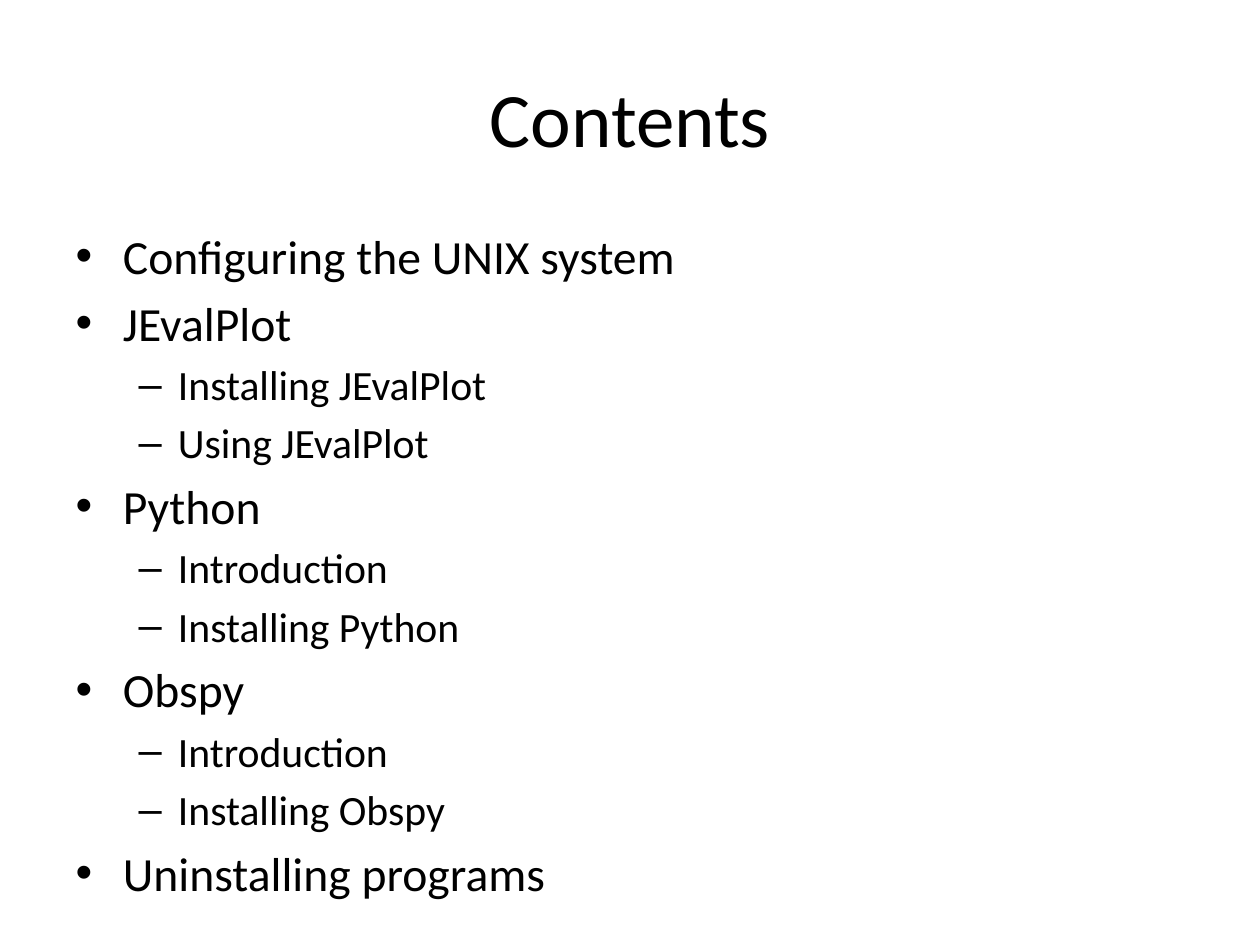
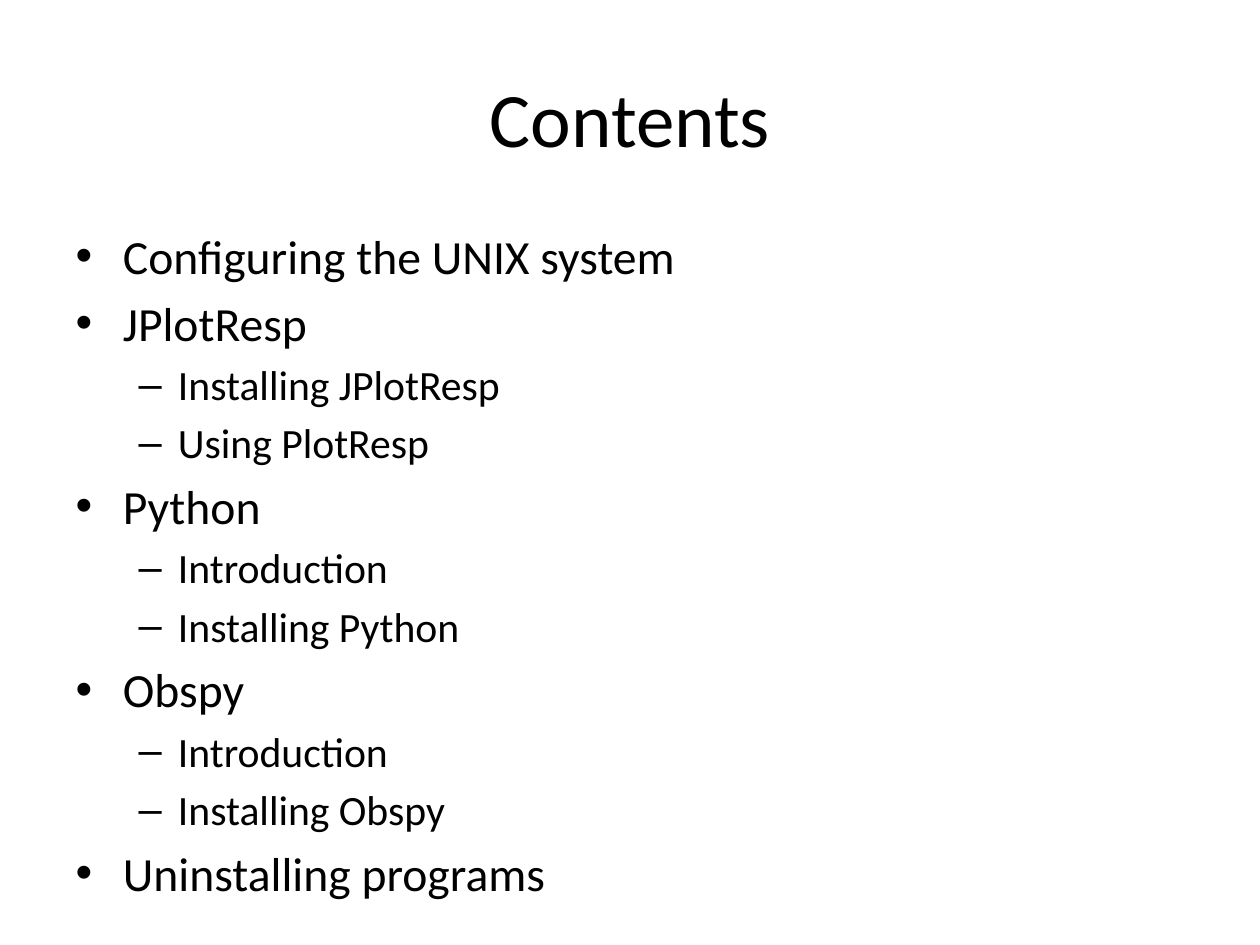
Before and after one commit to lkloh/USArray, a slide deck: slide 3 of InstallingCommonPrograms/InstallingSoftware.pptx (slide 2 before the commit). Drawn at 1260x945 pixels with LibreOffice and Linux fonts; fonts in the diff are those of the drawing. Boxes give left, top, right and bottom in pixels: in the first picture for what was removed or moved away, otherwise in the second. Text is boxed around its words. In the diff, an @@ line names an element or a change of style, - is before the commit and + after.

```diff
--- a/InstallingCommonPrograms/InstallingSoftware.pptx
+++ b/InstallingCommonPrograms/InstallingSoftware.pptx
@@ text at (x1=123, y1=308, x2=500, y2=465): text changed @@
-• JEvalPlot
-  – Installing JEvalPlot
-  – Using JEvalPlot
+• JPlotResp
+  – Installing JPlotResp
+  – Using PlotResp
```
Also in this commit, not shown: 4 other slides changed, 3 slides added, 1 slide removed, 1 other file.
